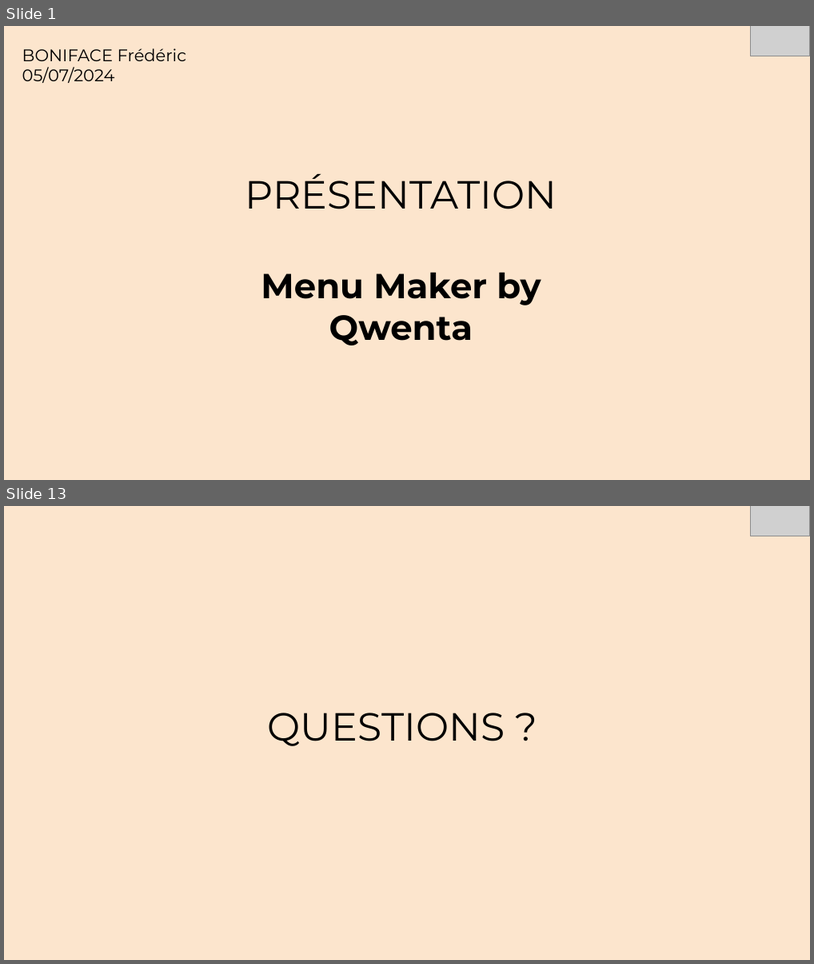
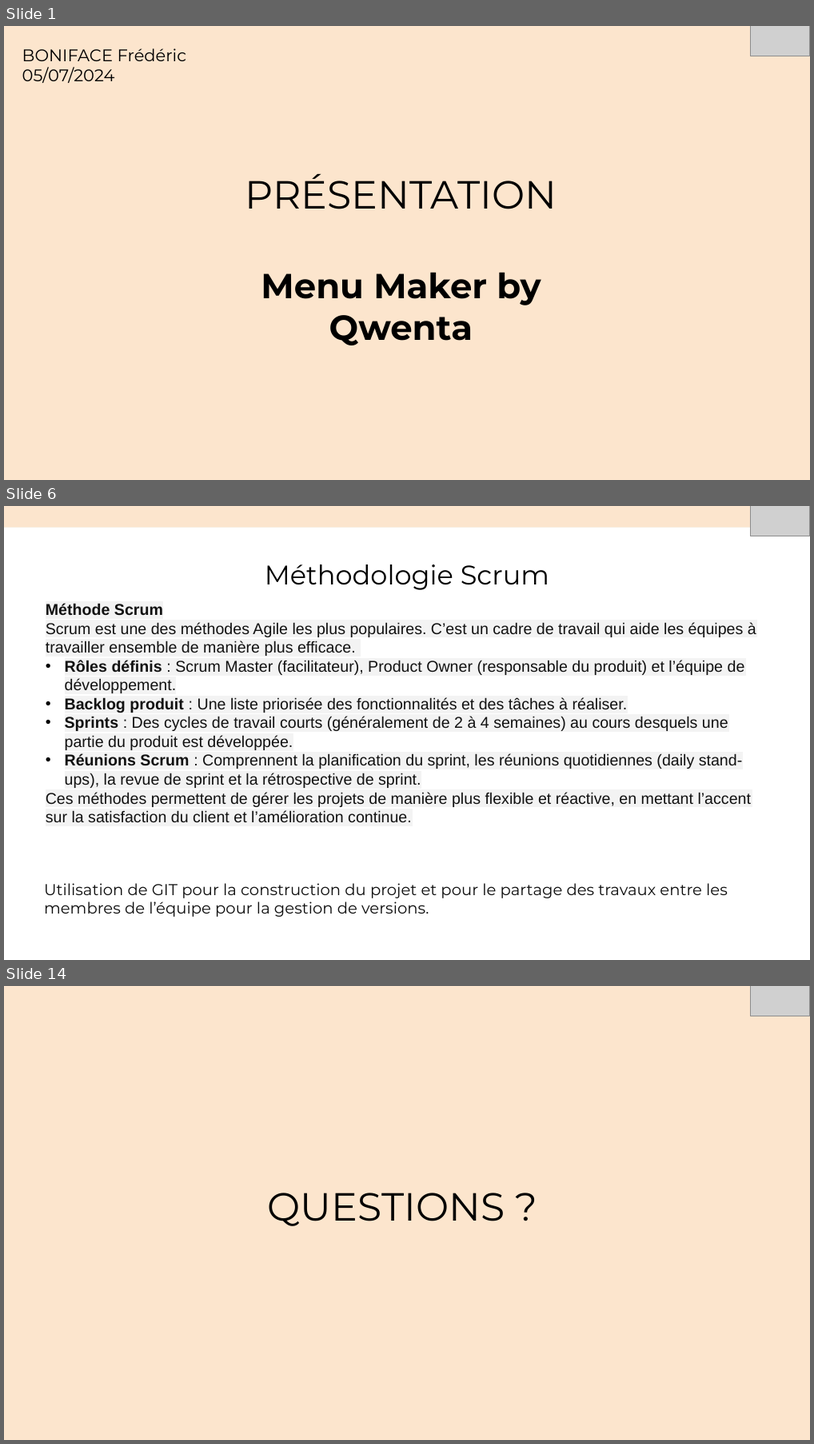
Before and after one commit to fredcentvin/Menu-Maker-by-QWENTA, a slide deck: Présentation+Soufiane.pptx. Shown one above the other, each under a label of ours: slides 1 and 13 before the commit, slides 1, 6 and 14 after it; the slides between them are not shown. The pictures are 814x964 and 814x1444 pixels, drawn with LibreOffice and Linux fonts; fonts in the diff are those of the drawing; grey boxes stand for pictures. Boxes give left, top, right and bottom in pixels: in the first picture for what was removed or moved away, otherwise in the second. Text is boxed around its words. In the diff, an @@ line names an element or a change of style, - is before the commit and + after.

```diff
--- a/Présentation+Soufiane.pptx
+++ b/Présentation+Soufiane.pptx
@@ slide 6 added at [4,506,810,960], background #FFFFFF @@
@@ rectangle added at [4,506,810,527], fill #FCE5CD, outline #F7EDDE 0.75 pt @@
@@ picture added at [750,506,810,536] @@
@@ title added at [265,564,550,590], 24 pt, text #000000 @@
+Méthodologie Scrum
@@ text added at [46,603,757,823], 14 pt, text #111111 @@
+Méthode Scrum
+Scrum est une des méthodes Agile les plus populaires. C’est un cadre de travail qui aide les équipes à travailler ensemble de manière plus efficace.
+• Rôles définis : Scrum Master (facilitateur), Product Owner (responsable du produit) et l’équipe de développement.
+• Backlog produit : Une liste priorisée des fonctionnalités et des tâches à réaliser.
+• Sprints : Des cycles de travail courts (généralement de 2 à 4 semaines) au cours desquels une partie du produit est développée.
+• Réunions Scrum : Comprennent la planification du sprint, les réunions quotidiennes (daily stand-ups), la revue de sprint et la rétrospective de sprint.
+Ces méthodes permettent de gérer les projets de manière plus flexible et réactive, en mettant l’accent sur la satisfaction du client et l’amélioration continue.
@@ text added at [44,883,728,916], 14 pt, text #0D0D0D @@
+Utilisation de GIT pour la construction du projet et pour le partage des travaux entre les membres de l’équipe pour la gestion de versions.
@@ what was slide 13 is now slide 14 @@
```
Also in this commit, not shown: 11 slides changed, 1 other file.
